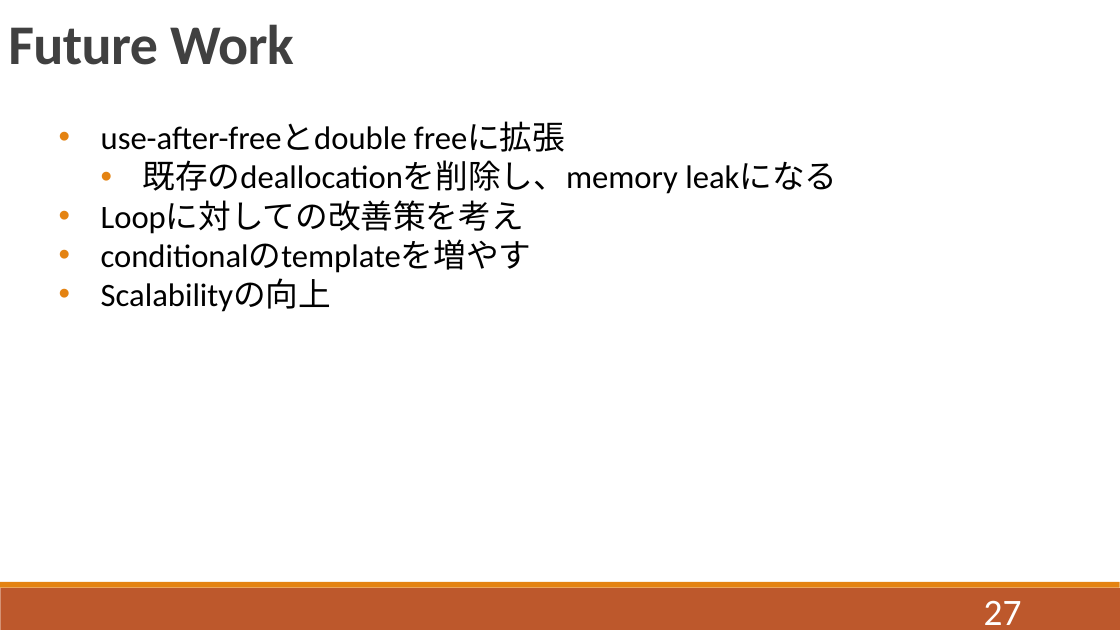
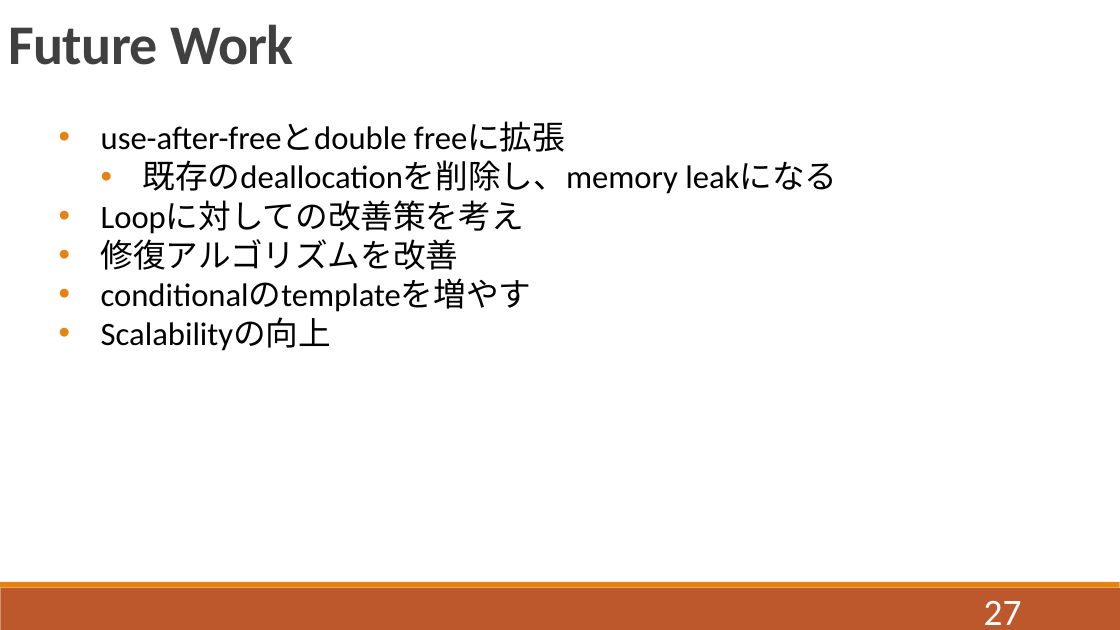
Before and after one commit to QIANZECHANG/MyResearch, a slide deck: slide 27 of 修論/修論発表.pptx. Drawn at 1120x630 pixels with LibreOffice and Linux fonts; fonts in the diff are those of the drawing. Boxes give left, top, right and bottom in pixels: in the first picture for what was removed or moved away, otherwise in the second. Text is boxed around its words. In the diff, an @@ line names an element or a change of style, - is before the commit and + after.

```diff
--- a/修論/修論発表.pptx
+++ b/修論/修論発表.pptx
@@ text at (x1=101, y1=233, x2=459, y2=270): paragraph added @@
+    • 修復アルゴリズムを改善
```
Also in this commit, not shown: 9 other files.
